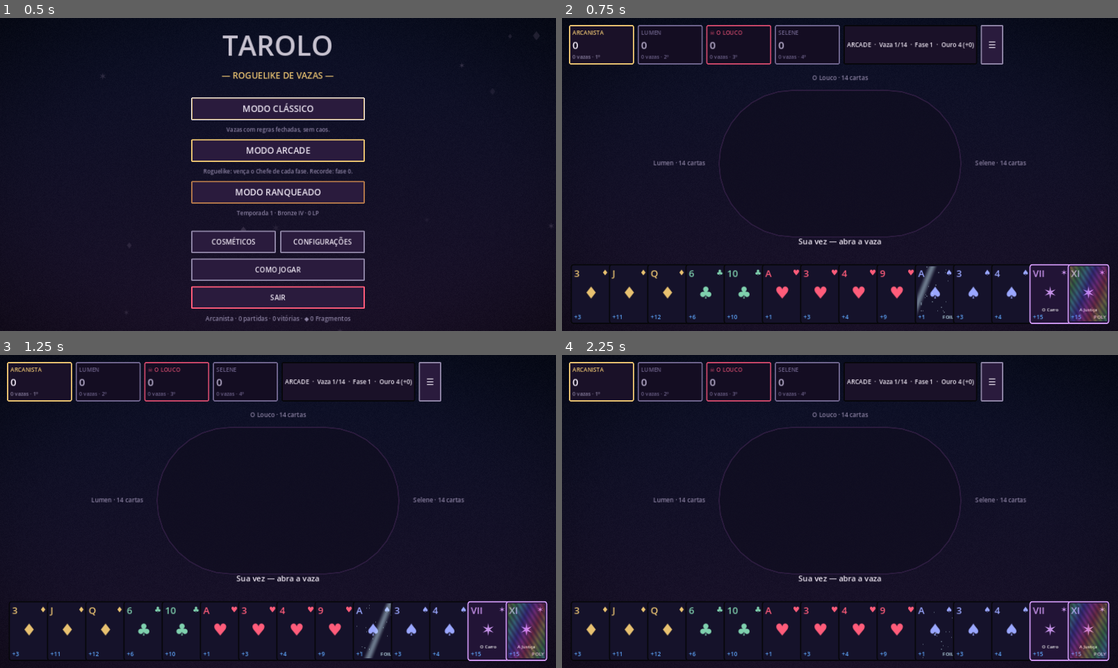
Above: before the commit, frames 1-4 (two rows, left to right).
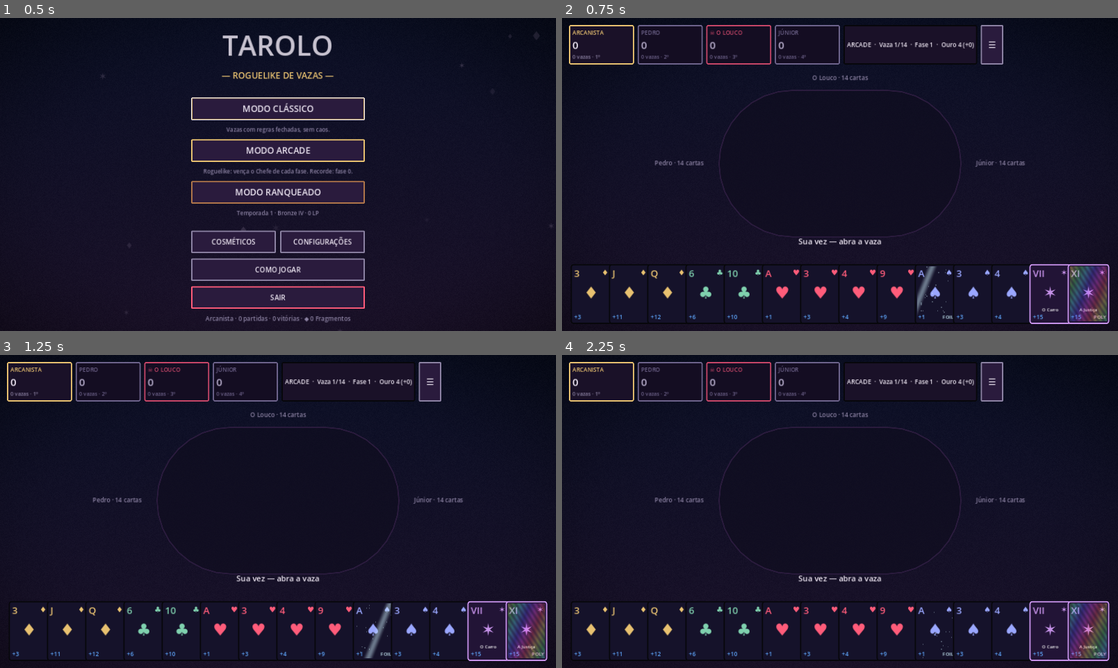
Above: after the commit, the same moments.

Repository: bluumcc/tarolo
Game: Godot game, scene res://scenes/MainMenu.tscn
Two runs of this game, one before a commit and one after it. Both use one fixed random seed, a clock stepped at 60 frames per second and the inputs below.
Inputs:
- Up to frame 1 (0.5 s): no input
- Up to frame 2 (0.75 s): click "MODO ARCADE" at 0.5 s
- Up to frame 3 (1.25 s): no input
- Up to frame 4 (2.25 s): click "☰" at 1.25 s; click "CONTINUAR" at 2 s

Frame 1 is identical in both runs. In frame 2, 0.2% of the frame differs, in the area x 14-84%, y 3-48%; in frame 3, 0.2%; in frame 4, 0.2%.

Commit message:
Troca nomes dos bots para nomes comuns em PT-BR
Co-Authored-By: Claude Sonnet 5 <noreply@anthropic.com>
Claude-Session: https://claude.ai/code/session_011qPhSZ6VtyM6UvSSPJpf4k

Diff:
--- a/scripts/autoload/game_state.gd
+++ b/scripts/autoload/game_state.gd
@@ -4,7 +4,7 @@
 enum Mode { CLASSIC, ARCADE, RANKED }
 
 const MODE_NAMES := ["Clássico", "Arcade", "Ranqueado"]
-const BOT_NAMES := ["Sibila", "Vesper", "Nyx", "Oráculo", "Cartomante", "Hécate", "Umbra", "Lumen", "Corvo", "Selene", "Íris", "Mercúrio"]
+const BOT_NAMES := ["João", "Ana", "Felipe", "Mateus", "Lucas", "Sabrina", "Joana", "Pedro", "Márcio", "Júnior", "Fábio", "Marcos"]
 const ARCADE_BASE_GOLD := 4
 
 var mode: int = Mode.CLASSIC
